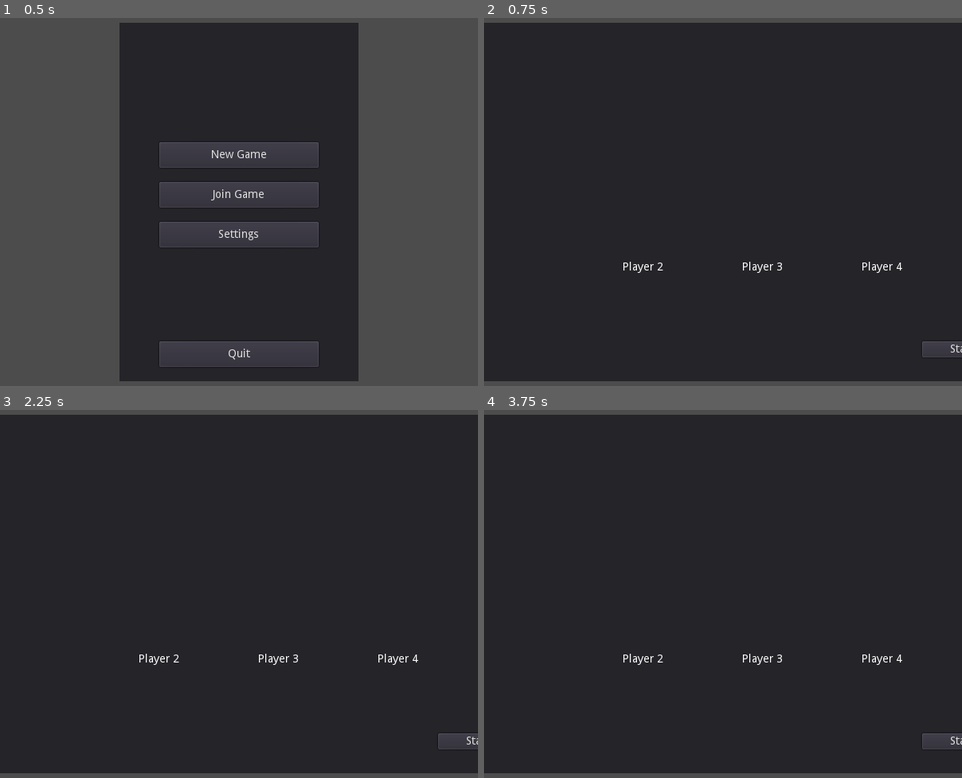
Above: before the commit, frames 1-4 (two rows, left to right).
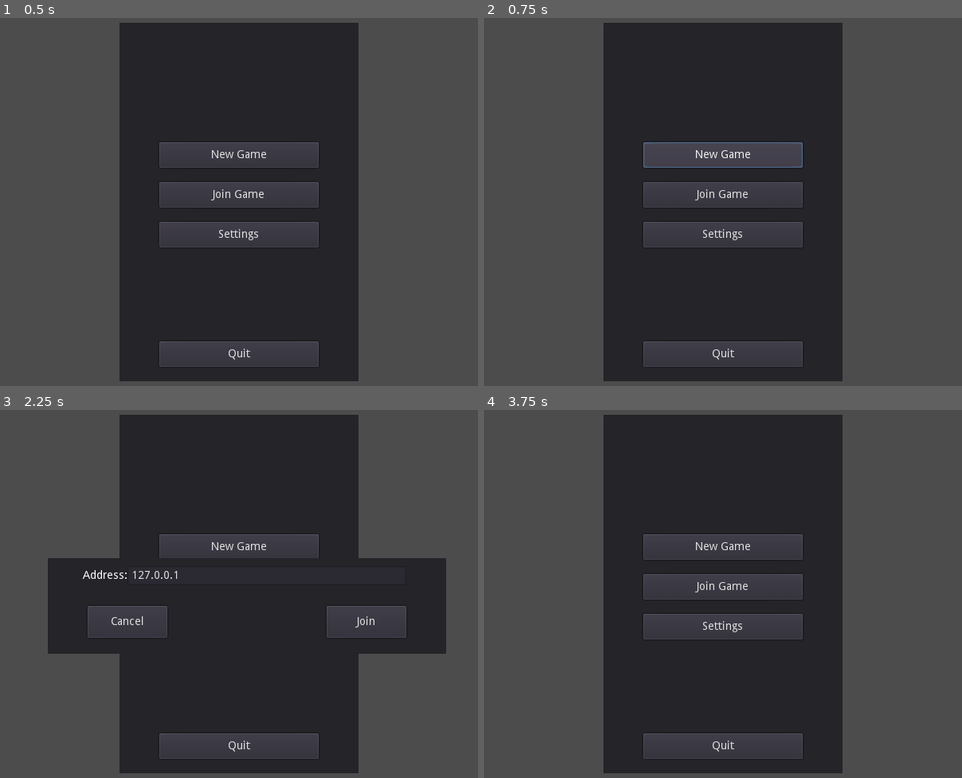
Above: after the commit, the same moments.

Repository: AmarOk1412/Eksplode.re
Game: Godot game, scene res://Lobby.tscn
Two runs of this game, one before a commit and one after it. Both use one fixed random seed, a clock stepped at 60 frames per second and the inputs below. This scene is started directly instead of the project's main scene.
Inputs (mouse positions are in pixels of both pictures, inside the frame that each line leads up to):
- Up to frame 1 (0.5 s): no input
- Up to frame 2 (0.75 s): click "New Game" at 0.5 s
- Up to frame 3 (2.25 s): click (239, 546) at 1.25 s, where only the run after the commit has a clickable "New Game"; click (239, 586) at 2 s, where only the run after the commit has a clickable "Join Game"
- Up to frame 4 (3.75 s): click (852, 623) at 2.75 s, where only the run after the commit has a clickable "Join"; click (613, 623) at 3.5 s, where only the run after the commit has a clickable "Cancel"

Frame 1 is identical in both runs. In frame 2, 55% of the frame differs, in the area x 0-100%, y 1-99%; in frame 3, 45%; in frame 4, 55%.

Commit message:
lobby: connect to connection_succeeded

Diff:
--- a/Lobby.gd
+++ b/Lobby.gd
@@ -6,6 +6,7 @@
 	gamestate.connect("player_list_changed", self, "refresh_lobby")
 	gamestate.connect("game_error", self, "_on_game_error")
 	gamestate.connect("connection_failed", self, "_on_connection_failed")
+	gamestate.connect("connection_succeeded", self, "_on_connection_success")
 	# Set the player name according to the system username. Fallback to the path.
 	if OS.has_environment("USERNAME"):
 		self.player_name = OS.get_environment("USERNAME")
@@ -22,8 +23,6 @@
 	get_tree().quit()
 
 func _on_Host_pressed():
-	$MainScreen.hide()
-	$RoomLobby.show()
 	gamestate.host_game(self.player_name)
 	refresh_lobby()
 
@@ -33,10 +32,17 @@
 func _on_JoinCancel_pressed():
 	$JoinPopup.hide()
 
+func _on_connection_success():
+	$MainScreen.hide()
+	$JoinPopup.hide()
+	$RoomLobby.show()
+	$RoomLobby/Start.hide()
+
 func _on_connection_failed():
 	$JoinPopup/ErrorLabel.set_text("Connection failed.")
 
 func _on_JoinRoom_pressed():
+	$JoinPopup/ErrorLabel.set_text("")
 	var ip = $JoinPopup/Room.text
 	if not ip.is_valid_ip_address():
 		$JoinPopup/ErrorLabel.set_text("Invalid IP address!")
--- a/gamestate.gd
+++ b/gamestate.gd
@@ -17,6 +17,7 @@
 signal player_list_changed()
 signal game_error(what)
 signal connection_failed()
+signal connection_succeeded()
 
 # Callback from SceneTree.
 func _player_connected(id):
@@ -29,12 +30,9 @@
 
 # Callback from SceneTree, only for clients (not server).
 func _connected_ok():
-	print("Server Ok")
-	# We just connected to a server
-	#emit_signal("connection_succeeded")
+	emit_signal("connection_succeeded")
 
 func _connected_fail():
-	print("FAILURE")
 	get_tree().set_network_peer(null) # Remove peer
 	emit_signal("connection_failed")
 
@@ -88,6 +86,6 @@
 func _ready():
 	get_tree().connect("network_peer_connected", self, "_player_connected")
 	get_tree().connect("network_peer_disconnected", self,"_player_disconnected")
-	get_tree().connect("connected_to_1server", self, "_connected_ok")
+	get_tree().connect("connected_to_server", self, "_connected_ok")
 	get_tree().connect("connection_failed", self, "_connected_fail")
 	get_tree().connect("server_disconnected", self, "_server_disconnected")
